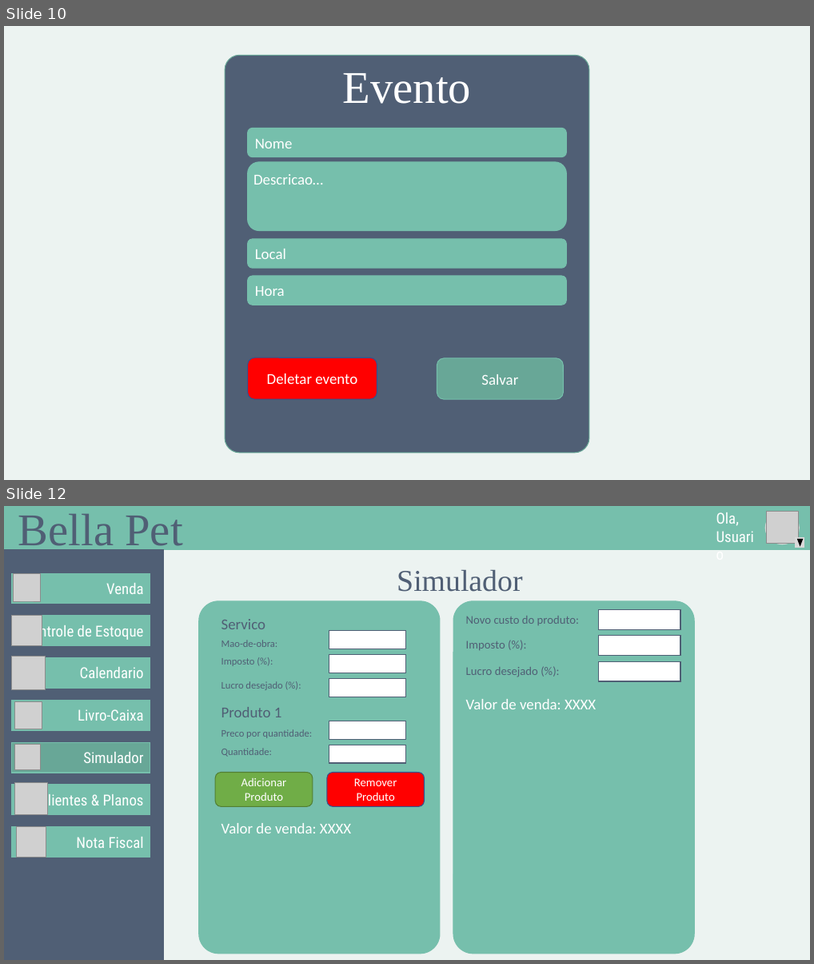
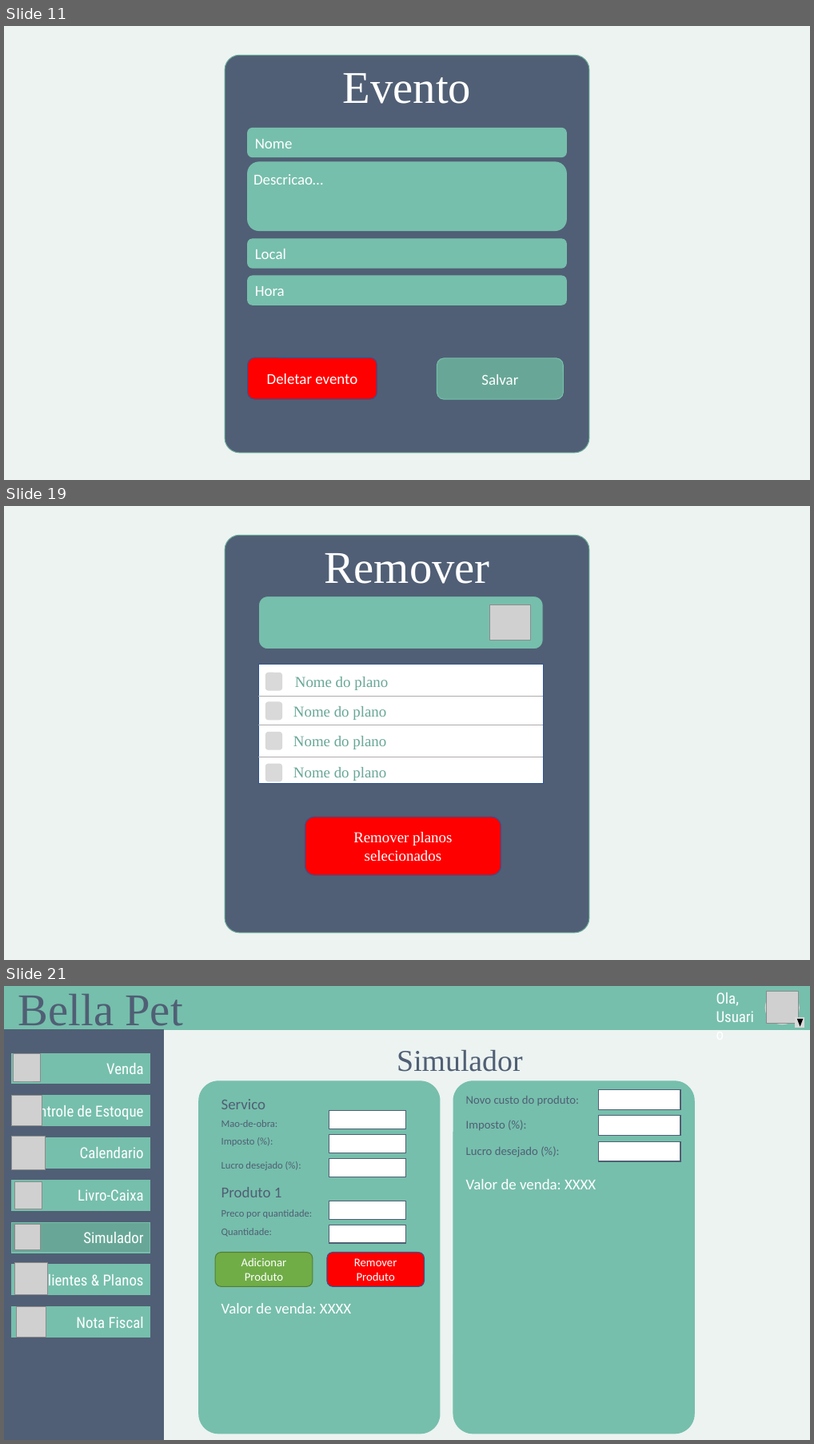
Before and after one commit to GustavoSantiago113/Administration-Help-Tool, a slide deck: Design.pptx. Shown one above the other, each under a label of ours: slides 10 and 12 before the commit, slides 11, 19 and 21 after it; the slides between them are not shown. The pictures are 814x964 and 814x1444 pixels, drawn with LibreOffice and Linux fonts; fonts in the diff are those of the drawing; grey boxes stand for pictures. Boxes give left, top, right and bottom in pixels: in the first picture for what was removed or moved away, otherwise in the second. Text is boxed around its words. In the diff, an @@ line names an element or a change of style, - is before the commit and + after.

```diff
--- a/Design.pptx
+++ b/Design.pptx
@@ slide 19 added at (4,506,810,960), background #ECF3F1 @@
@@ rounded rectangle added at (225,535,590,932), fill #505F75, outline #68A797 1 pt @@
@@ text added at (324,553,490,584), 54 pt, text #FFFFFF @@
+Remover
@@ rounded rectangle added at (258,596,543,648), fill #76BFAC, outline #505F75 1 pt @@
@@ picture added at (490,605,531,640) @@
@@ rectangle added at (258,664,543,784), fill #FFFFFF, outline #325491 1 pt @@
@@ rounded rectangle added at (266,673,282,691), fill #D9D9D9, outline #D9D9D9 1 pt @@
@@ line added from (258, 696) to (544, 696), #AFABAB 1 pt @@
@@ text added at (295,676,388,690), 18 pt, text #68A797 @@
+Nome do plano
@@ rounded rectangle added at (266,702,282,720), fill #D9D9D9, outline #D9D9D9 1 pt @@
@@ text added at (294,706,386,720), 18 pt, text #68A797 @@
+Nome do plano
@@ line added from (258, 724) to (544, 724), #AFABAB 1 pt @@
@@ rounded rectangle added at (266,732,282,750), fill #D9D9D9, outline #D9D9D9 1 pt @@
@@ text added at (294,736,386,749), 18 pt, text #68A797 @@
+Nome do plano
@@ line added from (258, 756) to (544, 756), #AFABAB 1 pt @@
@@ rounded rectangle added at (266,764,282,781), fill #D9D9D9, outline #D9D9D9 1 pt @@
@@ text added at (294,767,386,780), 18 pt, text #68A797 @@
+Nome do plano
@@ rounded rectangle added at (306,816,502,875), fill #FF0000, outline #325491 1 pt, 18 pt, text #FFFFFF @@
+Remover planos selecionados
@@ what was slide 10 is now slide 11 @@
@@ what was slide 12 is now slide 21 @@
```
Also in this commit, not shown: 5 slides changed, 9 other slides added, 7 other files.
